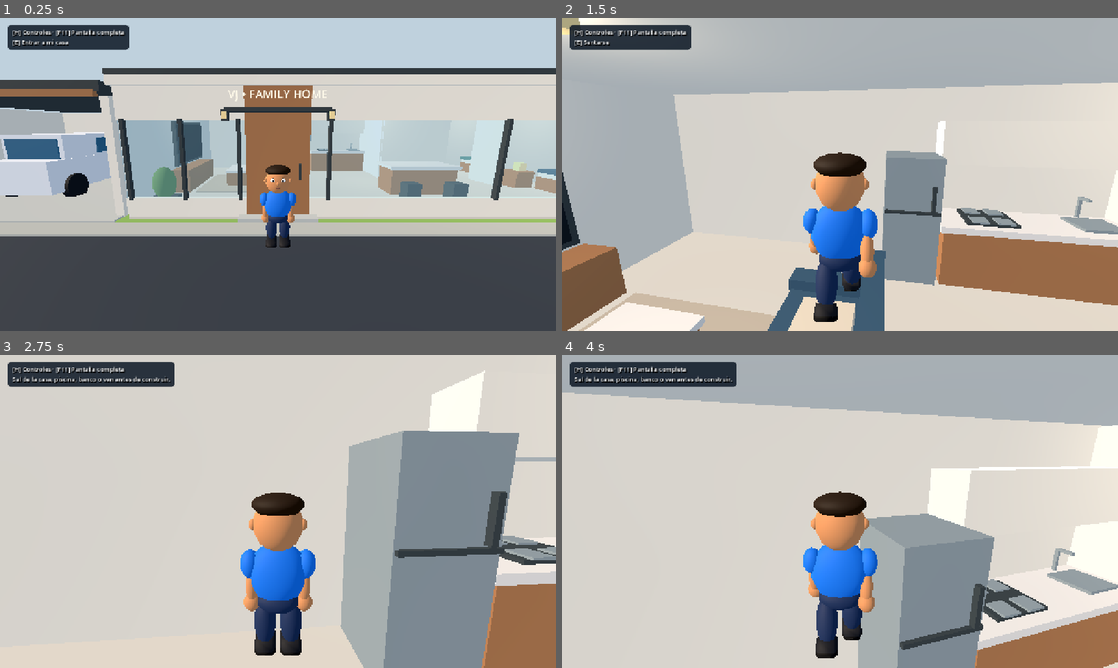
Above: before the commit, frames 1-4 (two rows, left to right).
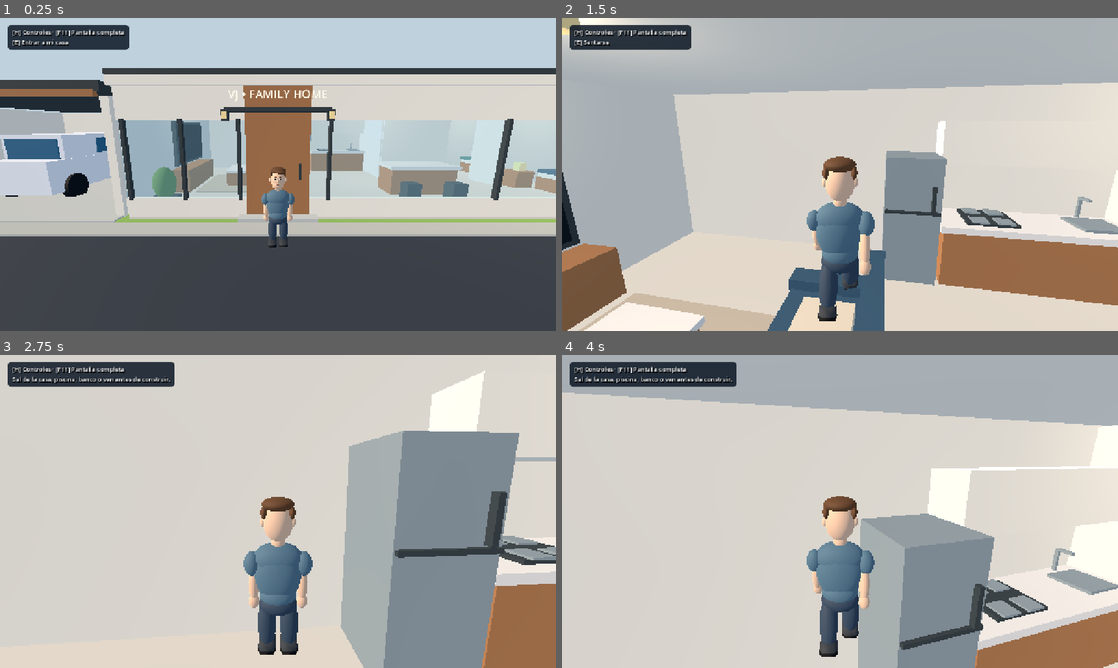
Above: after the commit, the same moments.

Repository: valdy247/mycity
Game: Godot game, scene res://main.tscn
Same seed, same stepped clock (60 frames per second), same inputs: the game is played once before the commit and once after it. This scene is started directly instead of the project's main scene.
Inputs (mouse positions are in pixels of both pictures, inside the frame that each line leads up to):
- Up to frame 1 (0.25 s): no input
- Up to frame 2 (1.5 s): tap Enter at 0.5 s; move the mouse to (867, 174) at 0.52 s; hold W from 0.53 s (still down); tap E at 0.6 s; click (867, 174) at 0.67 s; tap Space at 0.77 s; move the mouse to (812, 174) at 1.27 s; tap Shift at 1.35 s
- Up to frame 3 (2.75 s): keep holding W; tap Space at 1.52 s; move the mouse to (289, 505) at 2.02 s; tap B at 2.1 s
- Up to frame 4 (4 s): keep holding W; move the mouse to (834, 517) at 2.77 s; tap Q at 2.85 s; click (834, 517) at 2.92 s; tap Space at 3.02, 3.77 s; move the mouse to (878, 514) at 3.52 s; tap X at 3.6 s

The runs differ from the first frame. In frame 1, 1.0% of the frame differs, in the area x 46-54%, y 46-74%; in frame 2, 4.3%; in frame 3, 4.5%, in the area x 43-57%, y 44-96%; in frame 4, 4.4%.

Commit message:
Refine protagonist with natural young male proportions, short brown hair and simple clothes

Diff:
--- a/game/main.gd
+++ b/game/main.gd
@@ -1369,41 +1369,58 @@
 	_box(driver_door, "DriverWindow", Vector3(0, 1.04, -0.68), Vector3(0.08, 0.47, 1.35), glass)
 
 func _make_cartoon_avatar() -> void:
-	var skin := _material(Color(0.84, 0.56, 0.36))
-	var shirt := _material(Color(0.08, 0.46, 0.94))
-	var jeans := _material(Color(0.10, 0.18, 0.34))
-	var shoes := _material(Color(0.09, 0.10, 0.13))
-	var hair := _material(Color(0.14, 0.085, 0.045))
-	var eye := _material(Color(0.06, 0.07, 0.10))
-	var eye_white := _material(Color(0.98, 0.98, 0.98))
-	# Capsule collision remains the same. All limbs are purely visual.
-	_sphere(avatar, "Shirt", Vector3(0, 0.05, 0), Vector3(0.58, 0.64, 0.35), shirt)
-	_sphere(avatar, "Hip", Vector3(0, -0.23, 0), Vector3(0.44, 0.25, 0.30), jeans)
-	_sphere(avatar, "Neck", Vector3(0,.36,0),Vector3(.19,.20,.19),skin)
-	_sphere(avatar, "Head", Vector3(0, 0.53, 0), Vector3(0.48, 0.52, 0.44), skin)
-	_sphere(avatar, "Hair", Vector3(0, 0.72, -0.035), Vector3(0.49, 0.22, 0.45), hair)
-	for side in [-1, 1]:
-		_sphere(avatar, "Ear", Vector3(side * 0.235, 0.53, 0), Vector3(0.075, 0.11, 0.08), skin)
-		_sphere(avatar, "EyeWhite", Vector3(side * 0.096, 0.57, 0.194), Vector3(0.080, 0.055, 0.036), eye_white)
-		_sphere(avatar, "Eye", Vector3(side * 0.096, 0.57, 0.213), Vector3(0.033, 0.042, 0.020), eye)
-		_sphere(avatar, "Brow",Vector3(side*.096,.623,.193),Vector3(.087,.018,.019),hair)
+	# Consistent protagonist: young man, light skin, short brown hair,
+	# plain blue T-shirt, dark jeans and everyday sneakers.
+	var skin := _material(Color("#e6bfa3"))
+	var shirt := _material(Color("#52748a"))
+	var jeans := _material(Color("#34465b"))
+	var shoes := _material(Color("#353b42"))
+	var hair := _material(Color("#64432d"))
+	var eye := _material(Color("#49382b"))
+	var pupil := _material(Color("#252323"))
+	var eye_white := _material(Color("#eee9e2"))
+	# Keep all interaction anchors and the collision capsule unchanged.
+	if avatar_sphere_mesh==null:
+		avatar_sphere_mesh = SphereMesh.new()
+		avatar_sphere_mesh.radius = .5
+		avatar_sphere_mesh.height = 1.0
+		avatar_sphere_mesh.radial_segments = 20
+		avatar_sphere_mesh.rings = 10
+	_sphere(avatar,"Shirt",Vector3(0,.055,0),Vector3(.47,.60,.29),shirt)
+	_sphere(avatar,"Chest",Vector3(0,.185,.012),Vector3(.49,.34,.29),shirt)
+	_sphere(avatar,"Waist",Vector3(0,-.17,0),Vector3(.36,.26,.27),shirt)
+	_sphere(avatar,"Hip",Vector3(0,-.265,0),Vector3(.38,.22,.28),jeans)
+	_sphere(avatar,"Neck",Vector3(0,.365,0),Vector3(.135,.19,.14),skin)
+	_sphere(avatar,"Head",Vector3(0,.56,0),Vector3(.285,.39,.30),skin)
+	_sphere(avatar,"Jaw",Vector3(0,.465,.036),Vector3(.24,.21,.24),skin)
+	_sphere(avatar,"Hair",Vector3(0,.722,-.025),Vector3(.30,.135,.30),hair)
+	var fringe := _sphere(avatar,"HairFringe",Vector3(.045,.705,.091),Vector3(.20,.075,.13),hair)
+	fringe.rotation.z = -.16
+	for side in [-1,1]:
+		_sphere(avatar,"HairSide",Vector3(side*.126,.65,-.025),Vector3(.065,.13,.19),hair)
+		_sphere(avatar,"Ear",Vector3(side*.144,.55,.006),Vector3(.047,.086,.060),skin)
+		_sphere(avatar,"EyeWhite",Vector3(side*.056,.588,.144),Vector3(.061,.030,.017),eye_white)
+		_sphere(avatar,"Iris",Vector3(side*.056,.588,.153),Vector3(.024,.024,.011),eye)
+		_sphere(avatar,"Pupil",Vector3(side*.056,.588,.159),Vector3(.012,.016,.006),pupil)
+		var brow := _sphere(avatar,"Brow",Vector3(side*.056,.619,.142),Vector3(.064,.012,.014),hair)
+		brow.rotation.z = float(side)*-.10
 		var shoulder := Node3D.new()
 		avatar.add_child(shoulder)
-		shoulder.position = Vector3(side * 0.255, 0.21, 0)
+		shoulder.position = Vector3(side*.235,.22,0)
 		limb_arms.append(shoulder)
-		_sphere(shoulder, "Sleeve", Vector3(side*.015, -0.065, 0), Vector3(0.19, 0.28, 0.21), shirt)
-		_sphere(shoulder, "Arm", Vector3(0, -0.30, 0), Vector3(0.13, 0.33, 0.15), skin)
-		_sphere(shoulder, "Hand", Vector3(0, -0.46, 0), Vector3(0.17, 0.18, 0.16), skin)
+		_sphere(shoulder,"Sleeve",Vector3(side*.012,-.075,0),Vector3(.165,.24,.17),shirt)
+		_sphere(shoulder,"Arm",Vector3(0,-.285,0),Vector3(.105,.34,.115),skin)
+		_sphere(shoulder,"Hand",Vector3(0,-.46,0),Vector3(.105,.145,.09),skin)
 		var hip := Node3D.new()
 		avatar.add_child(hip)
-		hip.position = Vector3(side * 0.13, -0.23, 0)
+		hip.position = Vector3(side*.112,-.25,0)
 		limb_legs.append(hip)
-		_sphere(hip, "Leg", Vector3(0, -0.23, 0), Vector3(0.22, 0.48, 0.23), jeans)
-		var footwear := _sphere(hip, "Shoe", Vector3(0, -0.46, 0.075), Vector3(0.22, 0.16, 0.35), shoes)
+		_sphere(hip,"Leg",Vector3(0,-.23,0),Vector3(.185,.51,.19),jeans)
+		var footwear := _sphere(hip,"Shoe",Vector3(0,-.46,.065),Vector3(.18,.13,.28),shoes)
 		footwear.mesh = Shoe.mesh()
 		footwear.material_override = Shoe.material(shoes)
-	_sphere(avatar, "Nose", Vector3(0, 0.51, 0.218), Vector3(0.065, 0.085, 0.065), skin)
-	_sphere(avatar, "Mouth", Vector3(0,.43,.204),Vector3(.085,.022,.015),_material(Color("#925b49")))
+	_sphere(avatar,"Nose",Vector3(0,.548,.152),Vector3(.046,.069,.058),skin)
+	_sphere(avatar,"Mouth",Vector3(0,.479,.151),Vector3(.065,.012,.012),_material(Color("#996e5c")))
 
 func _animate_avatar(delta: float, speed: float) -> void:
 	var moving := speed > 0.1 and player.is_on_floor()
